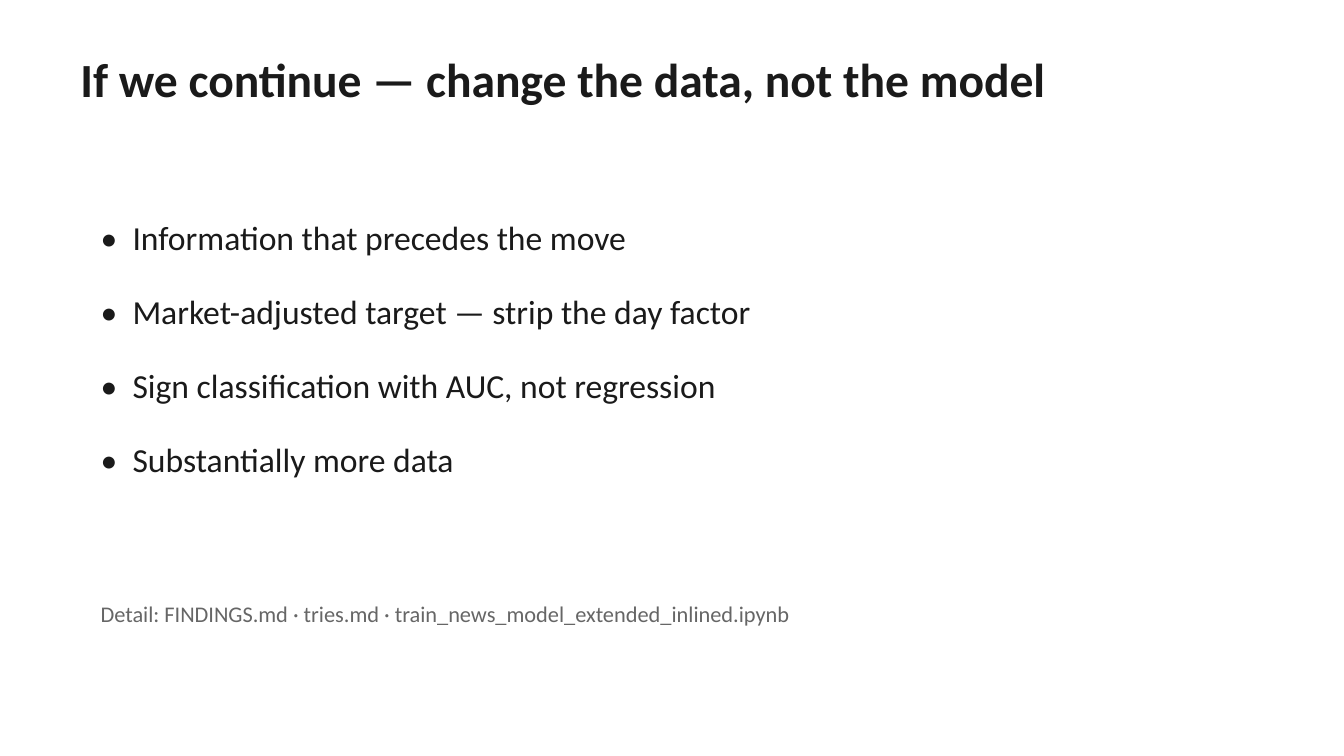
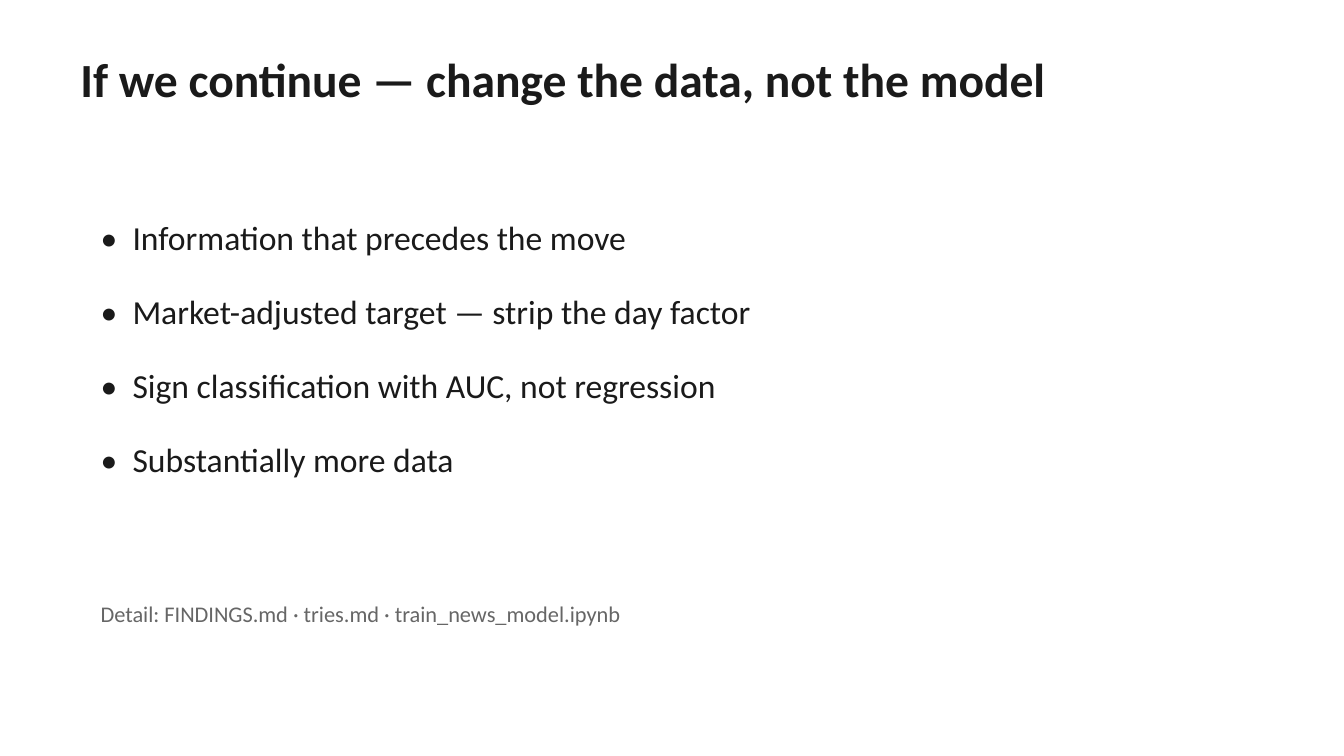
Before and after one commit to ShezZai/Insights_Gain_Regressor_Plus, a slide deck: slide 16 of presentations/news_model_findings.pptx. Drawn at 1344x756 pixels with LibreOffice and Linux fonts; fonts in the diff are those of the drawing. Boxes give left, top, right and bottom in pixels: in the first picture for what was removed or moved away, otherwise in the second. Text is boxed around its words. In the diff, an @@ line names an element or a change of style, - is before the commit and + after.

Commit message:
/mds and presentations fixes

```diff
--- a/presentations/news_model_findings.pptx
+++ b/presentations/news_model_findings.pptx
@@ text at bbox=[101, 606, 620, 626]: text changed @@
-Detail: FINDINGS.md · tries.md · train_news_model_extended_inlined.ipynb
+Detail: FINDINGS.md · tries.md · train_news_model.ipynb
```
Also in this commit, not shown: 5 other files.
